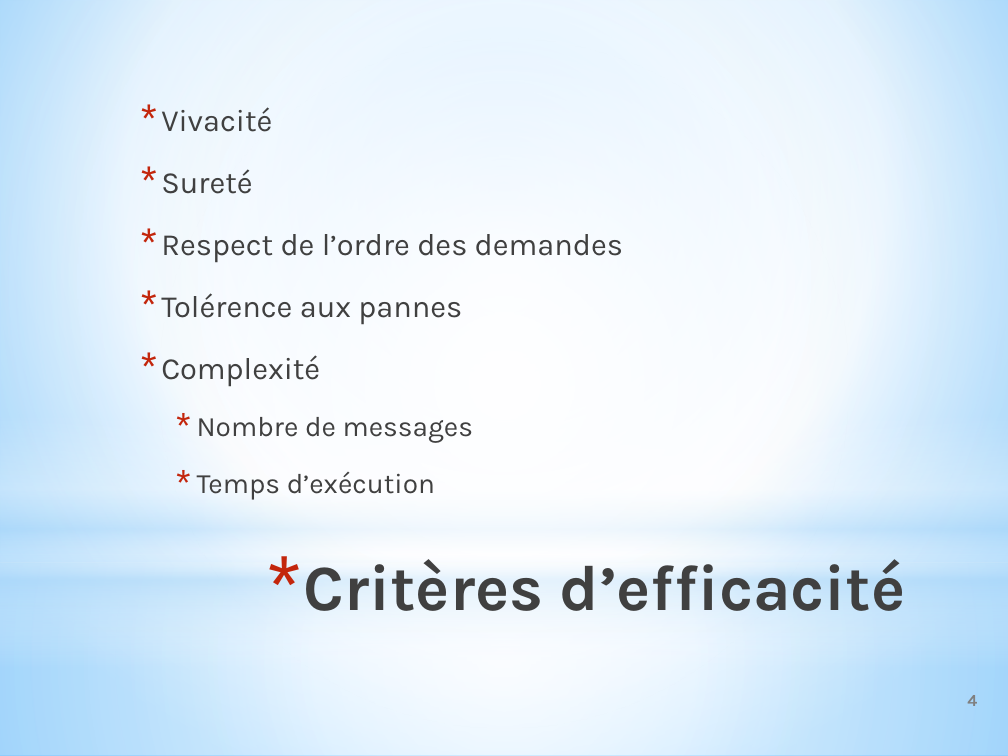
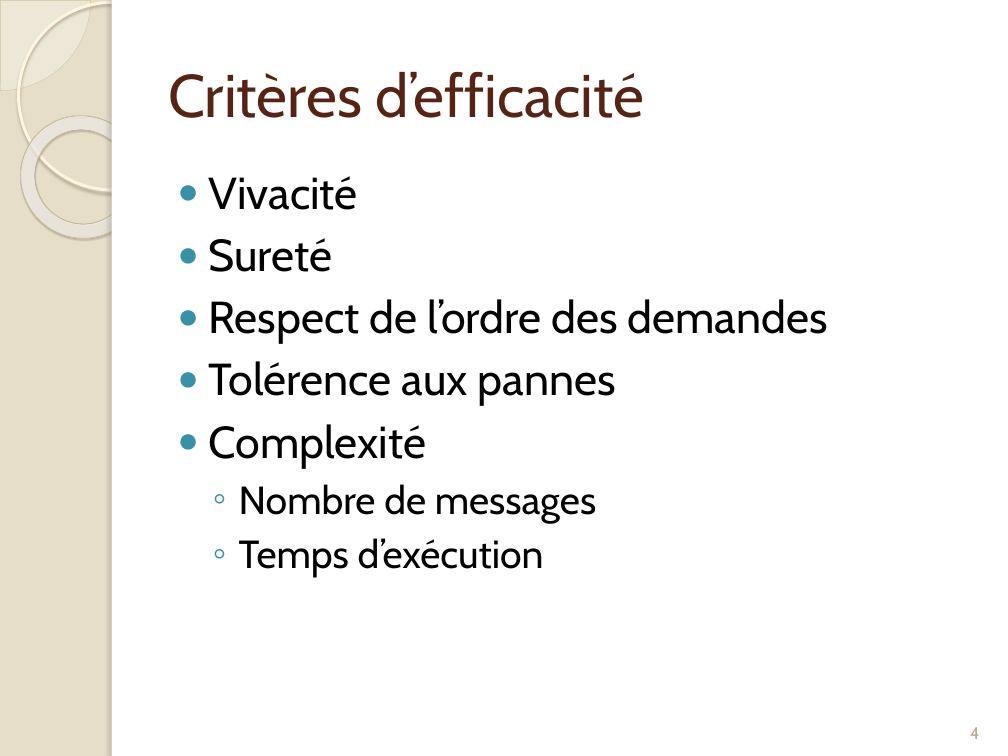
Before and after one commit to Origraena/moca, a slide deck: slide 5 of fmin212/Presentation/presAlgoDist.pptx. Drawn at 1008x756 pixels with LibreOffice and Linux fonts; fonts in the diff are those of the drawing. Boxes give left, top, right and bottom in pixels: in the first picture for what was removed or moved away, otherwise in the second. Text is boxed around its words. In the diff, an @@ line names an element or a change of style, - is before the commit and + after.

```diff
--- a/fmin212/Presentation/presAlgoDist.pptx
+++ b/fmin212/Presentation/presAlgoDist.pptx
@@ background gradient #9ED5FF to #FFFFFF to #5BB9FF to #E7DEC9 @@
@@ ellipse removed at [0, 27, 1008, 739] @@
@@ pie slice (boxed as its full ellipse) added at [0, 0, 91, 91], fill #FEFAF4 at 33% opacity, outline #D3C39F 0.25 pt @@
@@ ellipse added at [18, 2, 206, 190], outline #FFF5DE 2.15 pt @@
@@ rectangle: place and size @@
-rectangle at [0, 0, 1008, 562]
+rectangle at [112, 0, 1008, 756]
@@ rectangle at [112, 0, 1008, 756]: fill gradient #FFFFFF to #B4DCFA to #FFFFFF @@
@@ rectangle added at [112, 0, 120, 756], fill #FFFFFF @@
@@ title "Critères d’efficacité": place and size @@
-title "Critères d’efficacité" at [303, 559, 906, 611]
+title "Critères d’efficacité" at [168, 72, 645, 118]
@@ title "Critères d’efficacité" at [168, 72, 645, 118]: size 46 to 43 pt, font Karla to Cabin, text colour gradient #000000 to #404040 to #212745 to #572314, bold off; alignment right to left; bullet * to none; vertical alignment top to middle @@
@@ donut added at [0, 91, 169, 263], fill gradient #FFFCF6 to #FFFEFB to #F0D28E, outline #C7B893 0.58 pt @@
@@ text "Vivacité": place and size @@
-text "Vivacité" at [161, 107, 623, 500]
+text "Vivacité" at [209, 176, 828, 578]
@@ text "Vivacité" at [209, 176, 828, 578]: size 22 to 32 pt in "Vivacité", "Sureté", "Respect de l’ordre des demandes", "Tolérence aux pannes" and 1 more places; font Karla to Cabin, text colour #404040 to #000000; size 20 to 28 pt in "Nombre de messages", "Temps d’exécution"; bullet * to ●; line spacing 1.4 to 1; less space between paragraphs; bullet colour #C3260C to #3891A7; bullet * to ◦ @@
@@ rectangle removed at [0, 415, 1008, 667] @@
@@ rectangle removed at [0, 562, 1008, 756] @@
@@ page number: place and size @@
-page number at [967, 695, 977, 706]
+page number at [970, 727, 979, 739]
@@ page number at [970, 727, 979, 739]: font Karla to Cabin, text colour #808080 to #B6A98A, bold off; alignment right to centre; vertical alignment middle to bottom @@
```
Also in this commit, not shown: 14 other slides changed, 4 slides added.
